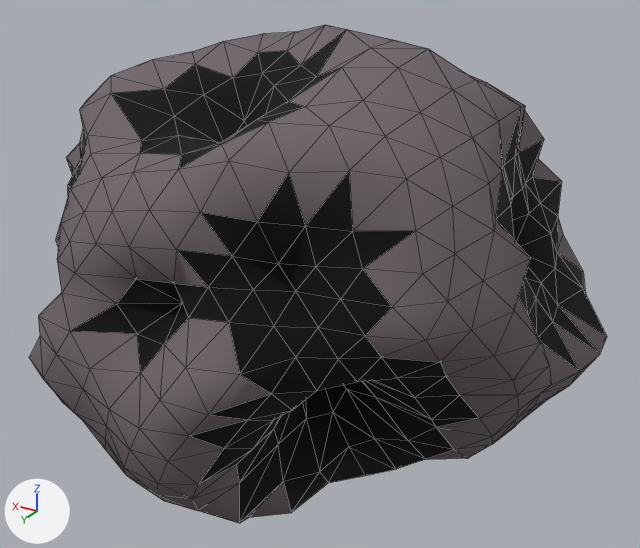
The glTF model assets/asteroids/asteroid_03.glb, before and after one commit.
Both versions are drawn from a camera (50 mm lens) standing at (-1.72, 2.64, 1.37) and looking at (-0.1, -0.06, 0.02). Arrows for +X, +Y and +Z are at lower left; the lights stay in place. The first picture is the older version. Mesh edges are drawn as thin lines. Vertices at exactly the same position are counted once.

Names of what the first picture shows: 'Asteroid_03'.
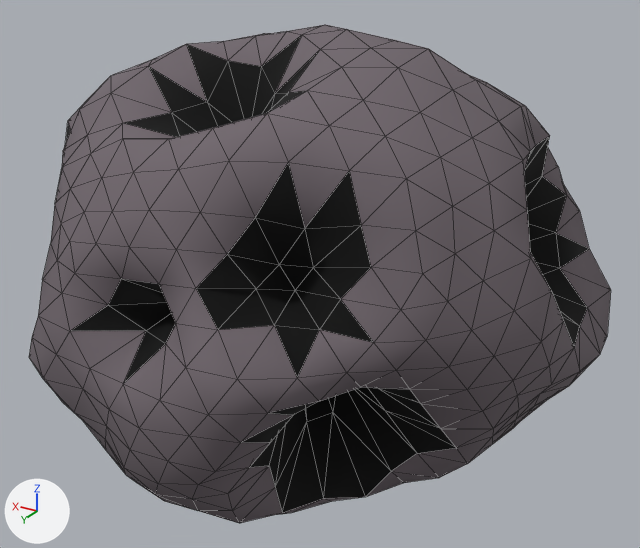
Location of each change, [x1, y1, x2, y2] in pixels of the pictures (640 x 548 px; the box of a moved part takes in the faces that stretch with it):
'Asteroid_03', reshaped
    before: [29, 25, 607, 523]
    after: [29, 25, 611, 523]
part 1 of me_icosphere, moved or reshaped
    both: [29, 25, 607, 523]
part 2 of me_icosphere, recoloured
    before: [56, 30, 607, 523]
    after: [43, 29, 611, 523]

Edits to the bpy script that builds the scene:
```text
Change me_icosphere:
    used by ob_asteroid_03; location = (0.0, 0.0, 0.0)
    remove me_icosphere.from_pydata(...)  # 642 vertices, 1280 faces; spans x -1.14..1.15, y -1.02..0.97, z -0.79..0.95
    add me_icosphere.from_pydata(...)  # 642 vertices, 1280 faces; spans x -1.14..1.15, y -1.02..0.97, z -0.81..0.95
    me_icosphere part 1: 296 of 642 vertices moved; they spanned x -1.0..0.97, y -0.92..0.87, z -0.76..0.86 and now span x -1.1..1.05, y -0.97..0.94, z -0.81..0.94; mean shift (0.0, 0.0, 0.0); largest move (0.54, 0.43, -0.08) -> (0.72, 0.58, -0.1)
    me_icosphere part 2: 166 faces spanning x -1.14..1.1, y -0.97..0.94, z -0.81..0.95 switch from mat_asteroidcrater_03 (black #000000) to mat_asteroidrock_03 (grey #70666d)
```
